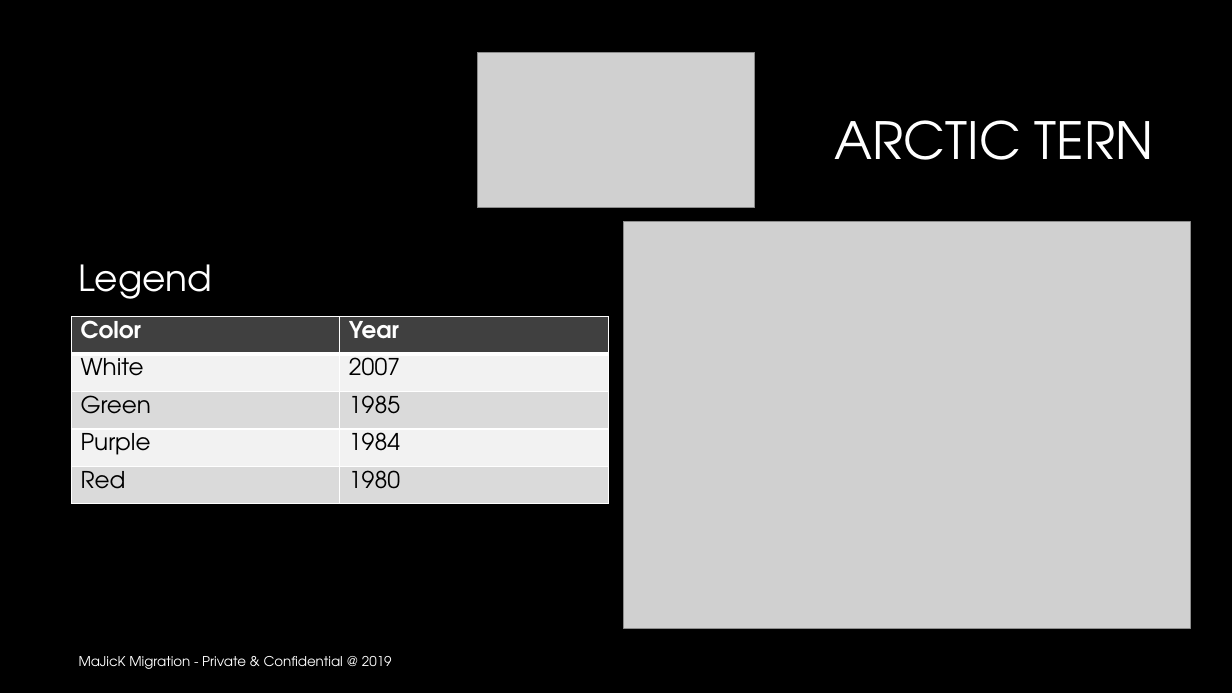
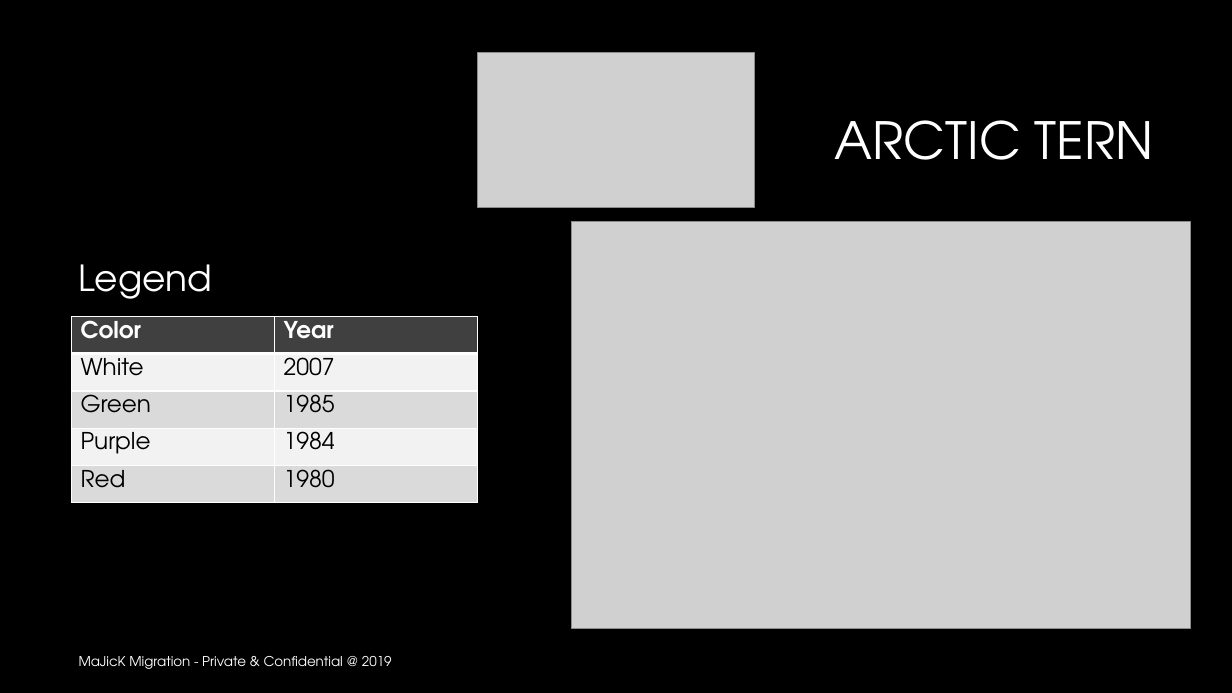
Before and after one commit to trivial-vector/Majick-Migration, a slide deck: slide 5 of Analysis/MaJicK Migration.pptx. Drawn at 1232x693 pixels with LibreOffice and Linux fonts; fonts in the diff are those of the drawing; grey boxes stand for pictures; background and template pictures are left out. Boxes give left, top, right and bottom in pixels: in the first picture for what was removed or moved away, otherwise in the second. Text is boxed around its words. In the diff, an @@ line names an element or a change of style, - is before the commit and + after.

```diff
--- a/Analysis/MaJicK Migration.pptx
+++ b/Analysis/MaJicK Migration.pptx
@@ picture: place and size @@
-picture at bbox=[624, 222, 1190, 628]
+picture at bbox=[571, 222, 1190, 628]
@@ table: place and size @@
-table at bbox=[71, 317, 607, 505]
+table at bbox=[71, 317, 478, 504]
```
Also in this commit, not shown: 10 other slides changed, 1 other file.
